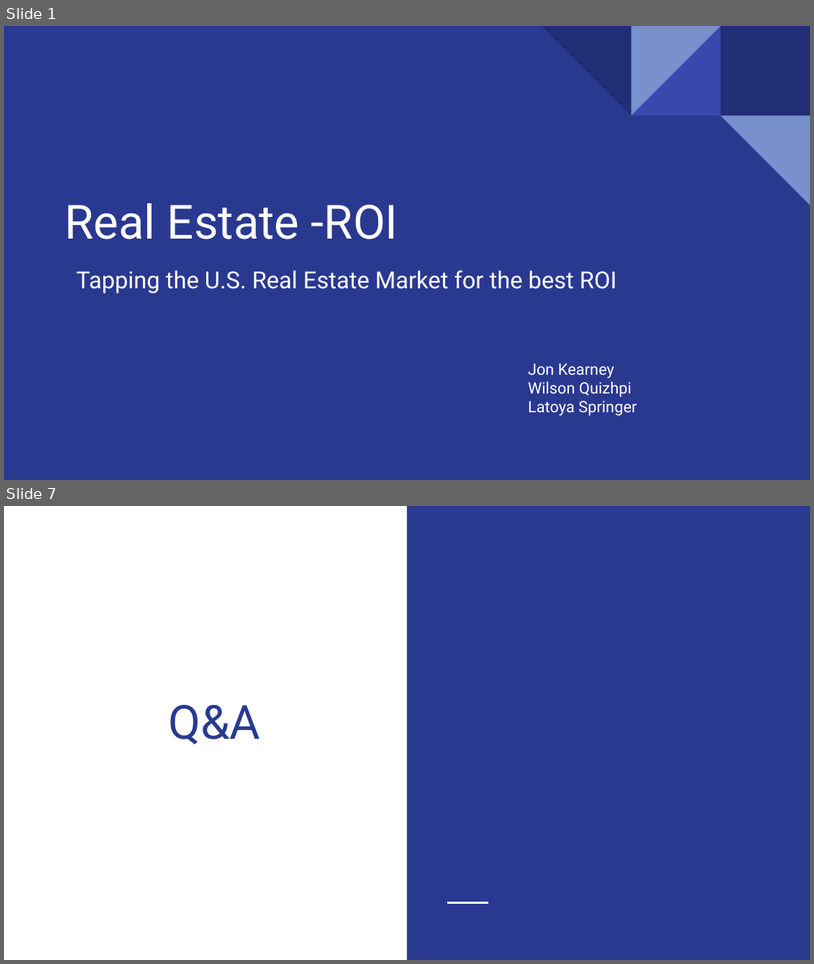
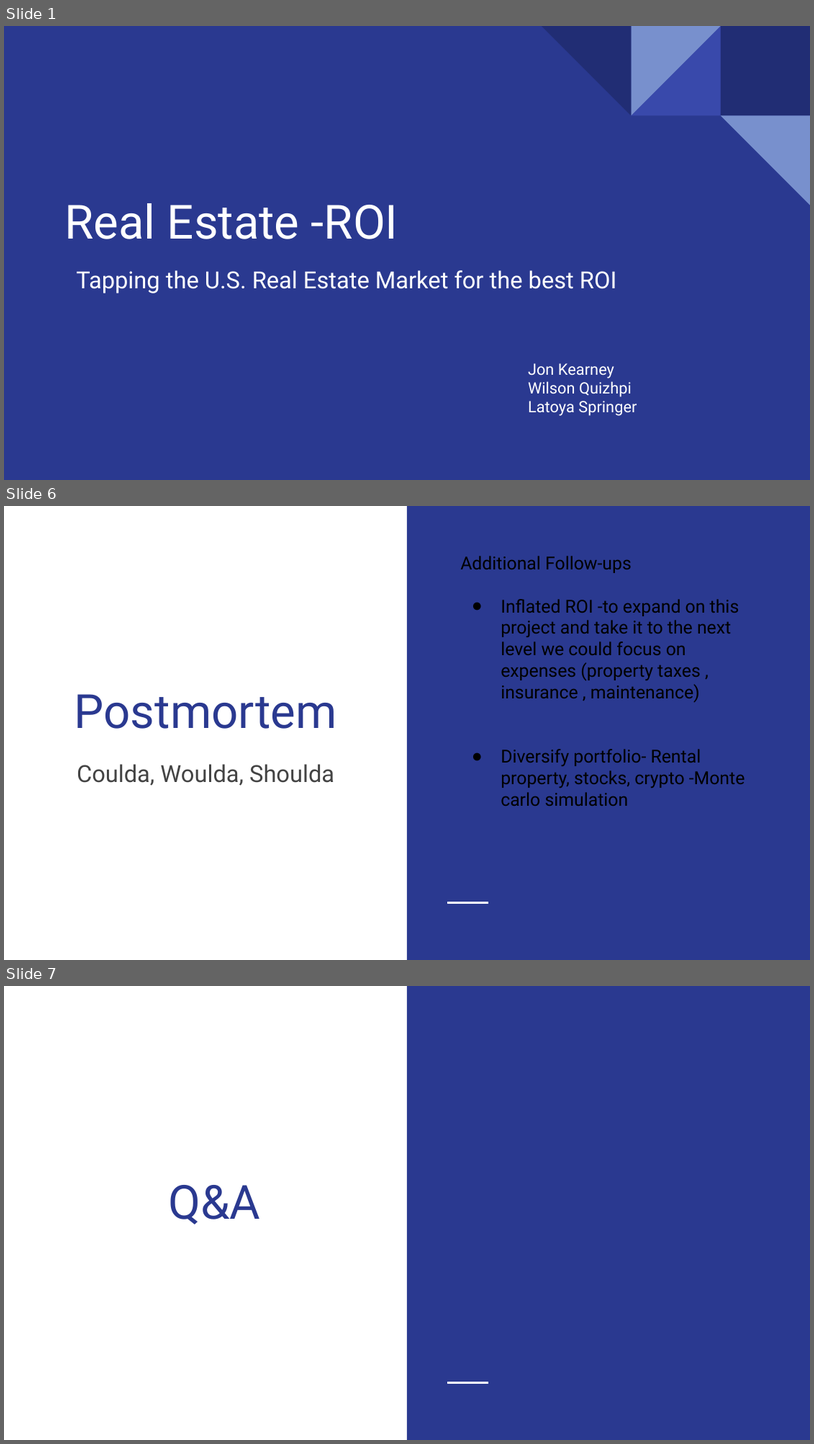
Before and after one commit to quizh001/Project-One, a slide deck: Case study.pptx. Shown one above the other, each under a label of ours: slides 1 and 7 before the commit, slides 1, 6 and 7 after it; the slides between them are not shown. The pictures are 814x964 and 814x1444 pixels, drawn with LibreOffice and Linux fonts; fonts in the diff are those of the drawing. Boxes give left, top, right and bottom in pixels: in the first picture for what was removed or moved away, otherwise in the second. Text is boxed around its words. In the diff, an @@ line names an element or a change of style, - is before the commit and + after.

```diff
--- a/Case study.pptx
+++ b/Case study.pptx
@@ slide 6 added at [4, 506, 810, 960], background #FFFFFF; not listed: 2 template elements that a slide beside it also shows @@
@@ text added at [460, 556, 746, 806], 16 pt, text #000000 @@
+Additional Follow-ups
+● Inflated ROI -to expand on this project and take it to the next level we could focus on expenses (property taxes , insurance , maintenance)
+● Diversify portfolio- Rental property, stocks, crypto -Monte carlo simulation
@@ title added at [75, 694, 337, 728], 42 pt, text #2A3990 @@
+Postmortem
@@ subtitle added at [77, 764, 334, 785], 21 pt, text #434343 @@
+Coulda, Woulda, Shoulda
```
Also in this commit, not shown: 3 slides changed, 1 other slide added, 2 slides removed.
